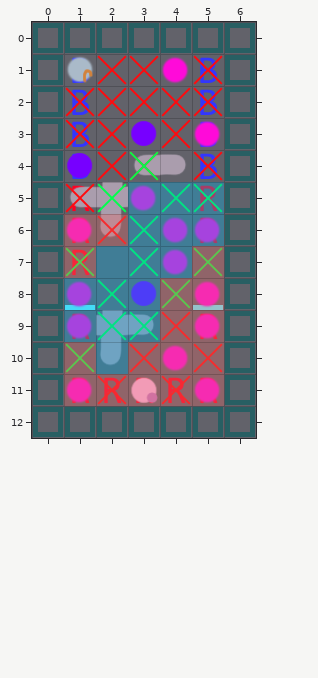
Tiled map -- plans/level-design/level_ideas/2-7.tmx. The picture above is the old version.
Cells are 32x32 px. Shown: x 0..6, y 0..12.
The same view after the edit:
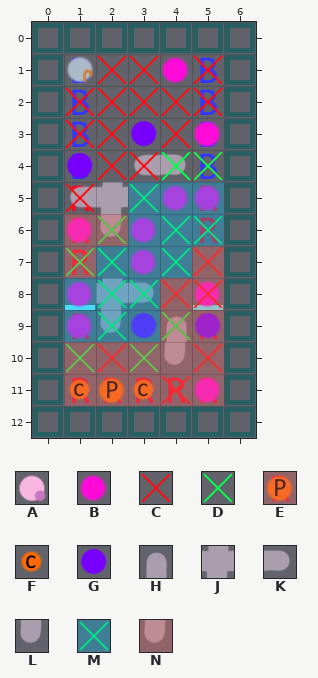
Key: from "rough sprites for level design": A 5, B 6, C 8, D 9, E 10, F 11, G 20, H 21, J 29, K 30, L 31, M 32, N 33.
_ is an empty cell.
See-through tiles are keyed as they look on the map.
Change:
Layer "Unmoveable/people":
Tile C gives way to tile E in row 11 at x 2.
Tile A gives way to tile F in row 11 at x 3.
Tile B gives way to tile F in row 11 at x 1.
Tile B gives way to tile G in row 9 at x 5.
The edit adds tile H in row 9 at x 4.
Tile B gives way to tile L in row 10 at x 4.
Layer "Unmoveable/distancing":
The edit adds tile C in row 8 at x 5; in row 10 at x 2 to 3.
Layer "Moveable/people":
The edit adds tile B in row 5 at x 4 to 5; in rows 6 to 7 at x 3.
Tile K gives way to tile G in row 9 at x 3.
The edit adds tile J in row 8 at x 2.
Tile G gives way to tile K in row 8 at x 3.
Tile J gives way to tile L in row 9 at x 2.
The edit erases tile B in row 5 at x 3; in row 6 at x 4 to 5; in row 7 at x 4.
The edit erases tile L in row 10 at x 2.
Layer "Moveable/distancing":
The edit adds tile D in row 4 at x 4 to 5; in row 5 at x 3; in row 6 at x 2 and 4 to 5; in row 7 at x 2 and 4; in row 8 at x 3; in row 9 at x 4.
The edit adds tile D in row 10 at x 3.
The edit erases tile D in row 4 at x 3; in row 5 at x 2 and 4 to 5; in row 6 at x 3; in row 7 at x 3 and 5; in row 8 at x 4; in row 9 at x 3.
Layer "areas":
Tile M gives way to tile N in row 10 at x 2.
